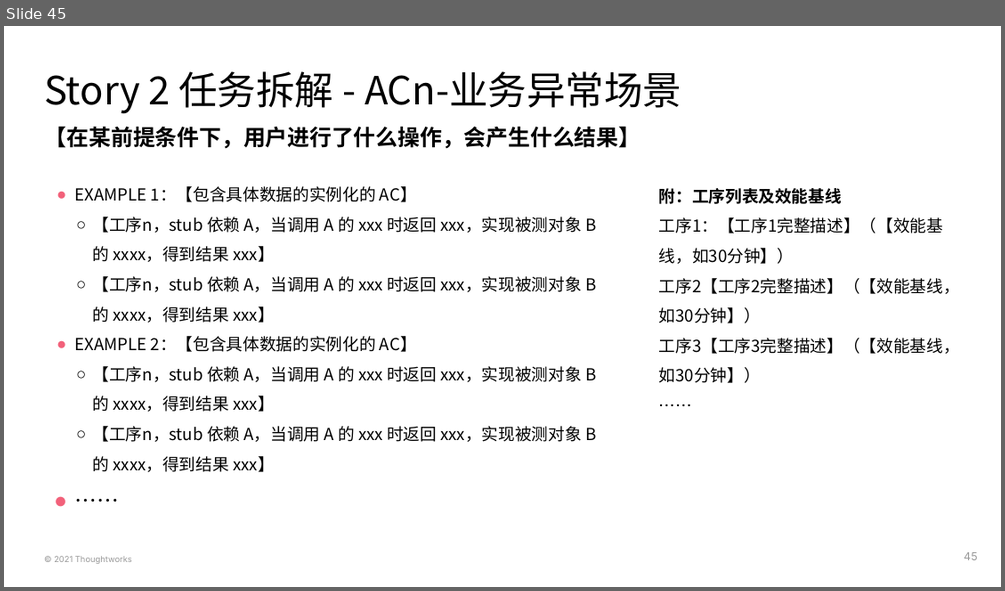
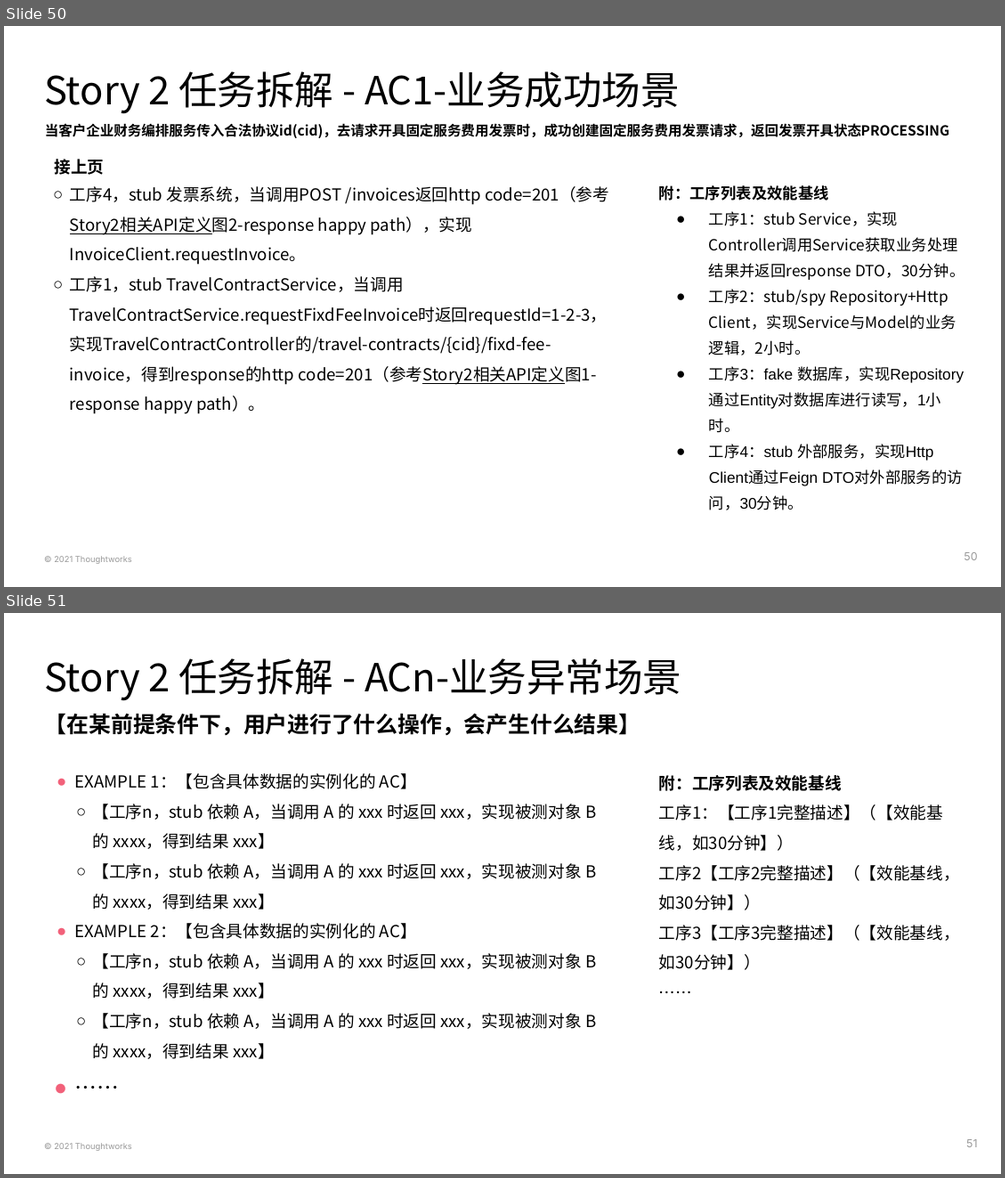
Before and after one commit to deesyx/heima, a slide deck: doc/PS4 黑马考核-项目On-boarding模板-胡炫光.pptx. Shown one above the other, each under a label of ours: slide 45 before the commit, slides 50 and 51 after it. The pictures are 1005x591 and 1005x1178 pixels, drawn with LibreOffice and Linux fonts; fonts in the diff are those of the drawing. Boxes give left, top, right and bottom in pixels: in the first picture for what was removed or moved away, otherwise in the second. Text is boxed around its words. In the diff, an @@ line names an element or a change of style, - is before the commit and + after.

```diff
--- a/doc/PS4 黑马考核-项目On-boarding模板-胡炫光.pptx
+++ b/doc/PS4 黑马考核-项目On-boarding模板-胡炫光.pptx
@@ slide 50 added at (4,26,1001,587), background #FFFFFF; not listed: 1 template element that a slide beside it also shows @@
@@ title added at (44,71,680,114), 28 pt, text #000000 @@
+Story 2 任务拆解 - AC1-业务成功场景
@@ subtitle added at (45,123,949,138), 10 pt, text #000000, bold @@
+当客户企业财务编排服务传入合法协议id(cid)，去请求开具固定服务费用发票时，成功创建固定服务费用发票请求，返回发票开具状态PROCESSING
@@ subtitle added at (54,159,104,175), 12 pt, text #000000, bold @@
+接上页
@@ text added at (659,185,964,510), 11.1 pt, text #000000 @@
+附：工序列表及效能基线
+● 工序1：stub Service，实现Controller调用Service获取业务处理结果并返回response DTO，30分钟。
+● 工序2：stub/spy Repository+Http Client，实现Service与Model的业务逻辑，2小时。
+● 工序3：fake 数据库，实现Repository通过Entity对数据库进行读写，1小时。
+● 工序4：stub 外部服务，实现Http Client通过Feign DTO对外部服务的访问，30分钟。
@@ text added at (70,186,609,414), 12 pt, text #000000 @@
+  ○ 工序4，stub 发票系统，当调用POST /invoices返回http code=201（参考Story2相关API定义图2-response happy path），实现InvoiceClient.requestInvoice。
+  ○ 工序1，stub TravelContractService，当调用TravelContractService.requestFixdFeeInvoice时返回requestId=1-2-3，实现TravelContractController的/travel-contracts/{cid}/fixd-fee-invoice，得到response的http code=201（参考Story2相关API定义图1-response happy path）。
@@ page number added at (963,552,977,560), 8 pt, text #999999 @@
+50
@@ what was slide 45 is now slide 51 @@
@@ page number at (966,1139,977,1147): text changed @@
-45
+51
```
Also in this commit, not shown: 4 slides changed, 9 other slides added, 4 slides removed, 2 other files.
